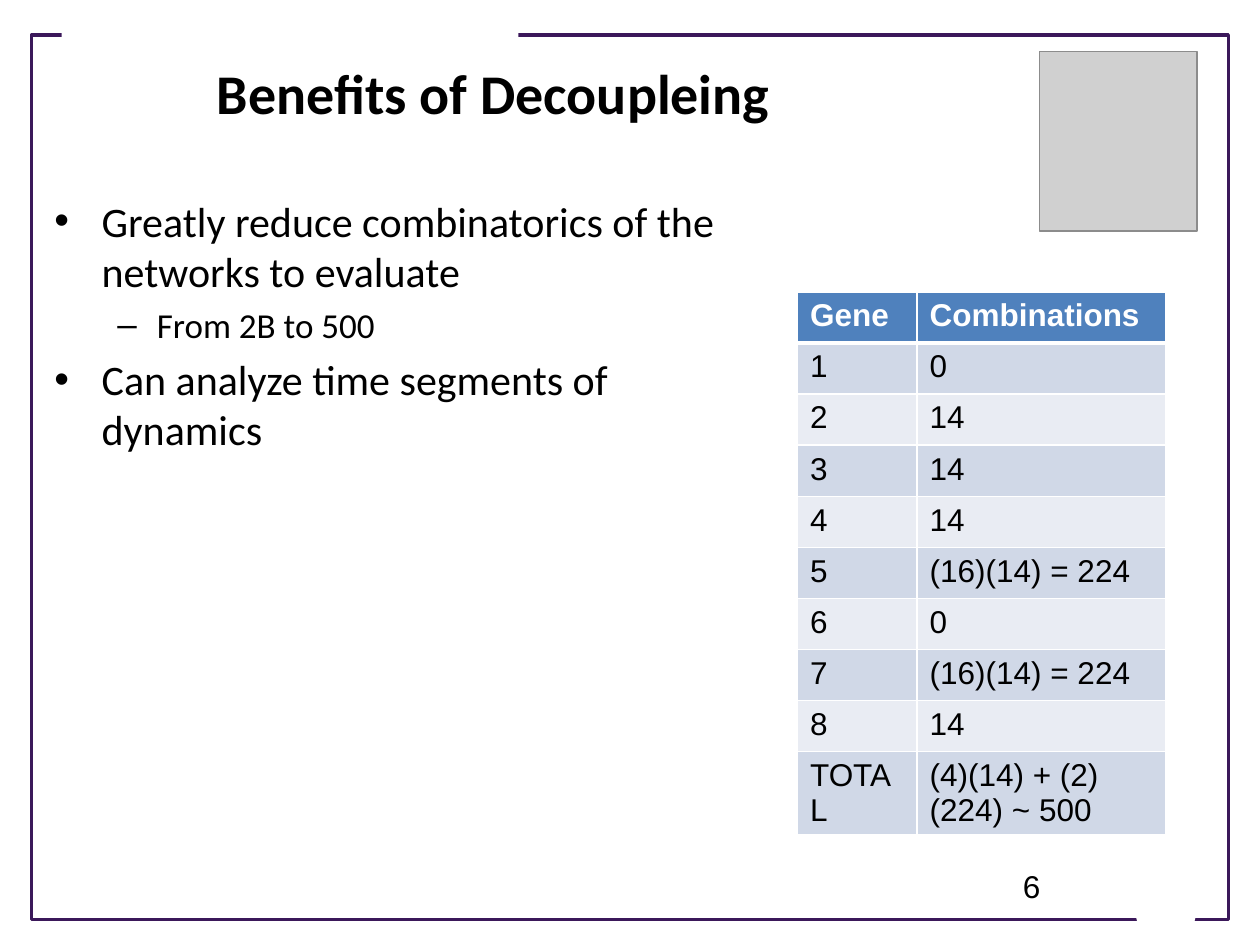
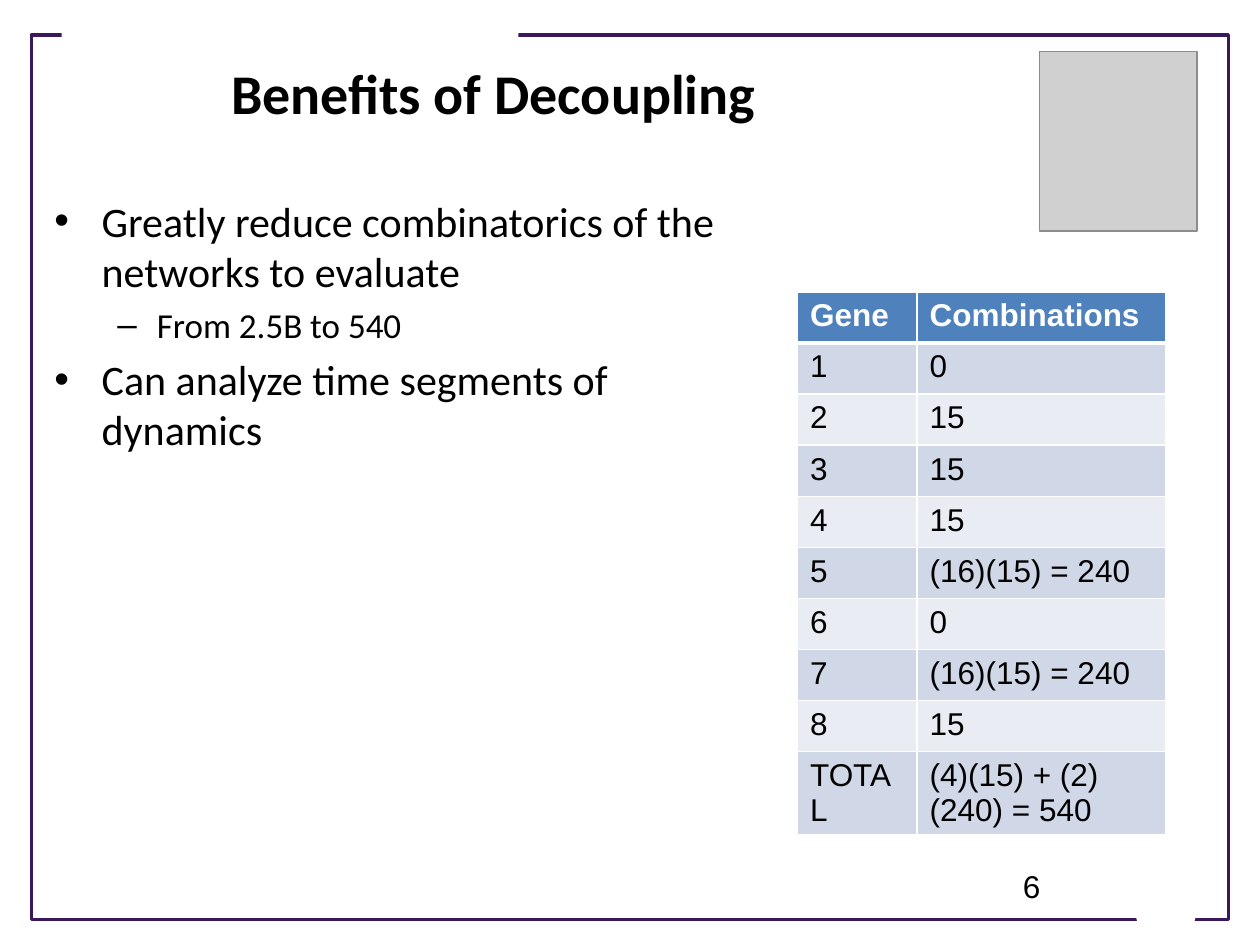
Before and after one commit to ModelEngineering/advancing-biomedical-models, a slide deck: slide 6 of ModelingGame/Summary of Approach to Modeling Game.pptx. Drawn at 1260x945 pixels with LibreOffice and Linux fonts; fonts in the diff are those of the drawing; grey boxes stand for pictures; background and template pictures are left out. Boxes give left, top, right and bottom in pixels: in the first picture for what was removed or moved away, otherwise in the second. Text is boxed around its words. In the diff, an @@ line names an element or a change of style, - is before the commit and + after.

Commit message:
Update slides

```diff
--- a/ModelingGame/Summary of Approach to Modeling Game.pptx
+++ b/ModelingGame/Summary of Approach to Modeling Game.pptx
@@ title at (231,74,755,124): text changed @@
-Benefits of Decoupleing
+Benefits of Decoupling
@@ table at (798,292,1166,840) @@
-row 3, column 2: 14
+row 3, column 2: 15
-row 4, column 2: 14
+row 4, column 2: 15
-row 5, column 2: 14
+row 5, column 2: 15
-row 6, column 2: (16)(14) = 224
+row 6, column 2: (16)(15) = 240
-row 8, column 2: (16)(14) = 224
+row 8, column 2: (16)(15) = 240
-row 9, column 2: 14
+row 9, column 2: 15
-row 10, column 2: (4)(14) + (2)(224) ~ 500
+row 10, column 2: (4)(15) + (2)(240) = 540
@@ text at (157,315,401,339): text changed @@
-  – From 2B to 500
+  – From 2.5B to 540
```
Also in this commit, not shown: 3 other slides changed, 1 slide added.
